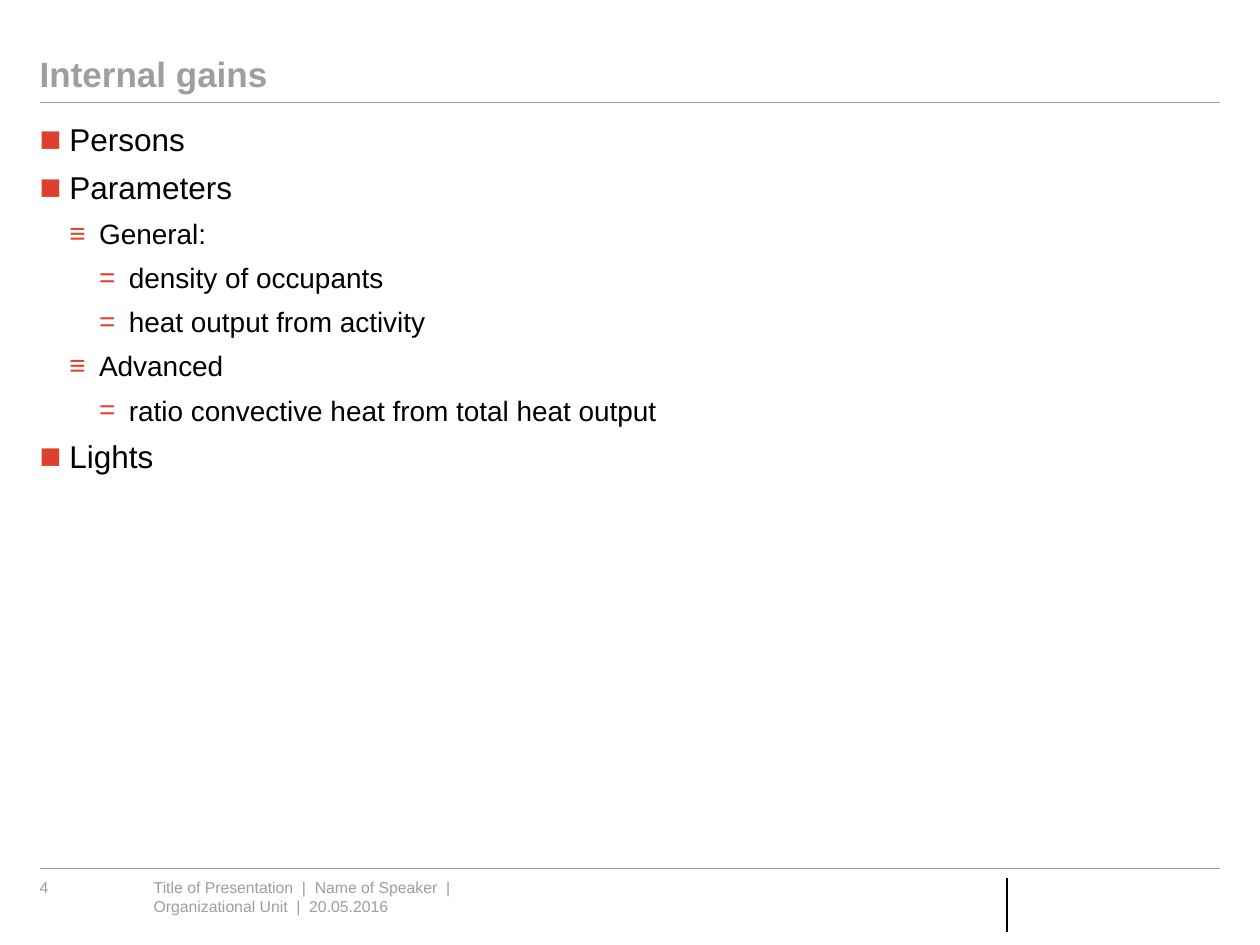
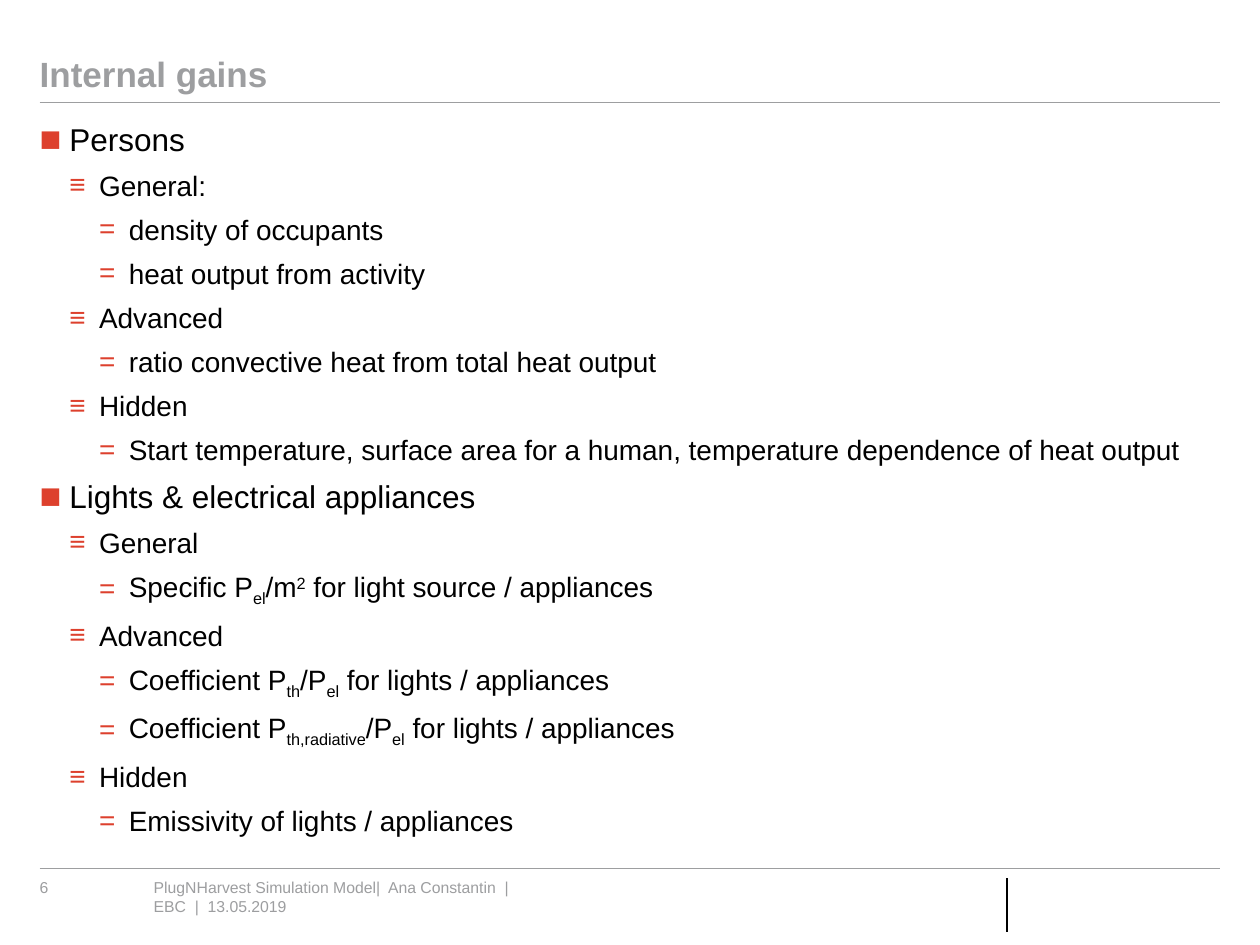
Before and after one commit to RWTH-EBC/AixLib, a slide deck: slide 6 of AixLib/Resources/PlugNHarvest/Presentation PlugNHarvest Model.pptx (slide 4 before the commit). Drawn at 1260x945 pixels with LibreOffice and Linux fonts; fonts in the diff are those of the drawing; background and template pictures are left out. Boxes give left, top, right and bottom in pixels: in the first picture for what was removed or moved away, otherwise in the second. Text is boxed around its words. In the diff, an @@ line names an element or a change of style, - is before the commit and + after.

Commit message:
Newest version of the Presentation PlugNHarvest Model.pptx

```diff
--- a/AixLib/Resources/PlugNHarvest/Presentation PlugNHarvest Model.pptx
+++ b/AixLib/Resources/PlugNHarvest/Presentation PlugNHarvest Model.pptx
@@ text at [69,177,232,200]: paragraph removed @@
-■ Parameters
@@ text at [69,395,1179,836]: text changed; size 18 to 16 pt @@
-■ Lights
+  ≡ Hidden
+    = Start temperature, surface area for a human, temperature dependence of heat output
+■ Lights & electrical appliances
+  ≡ General
+    = Specific Pel/m2 for light source / appliances
+  ≡ Advanced
+    = Coefficient Pth/Pel for lights / appliances
+    = Coefficient Pth,radiative/Pel for lights / appliances
+  ≡ Hidden
+    = Emissivity of lights / appliances
@@ page number at [40,882,49,893]: text changed @@
-4
+6
@@ text at [154,881,495,912]: text changed @@
-Title of Presentation | Name of Speaker | Organizational Unit | 20.05.2016
+PlugNHarvest Simulation Model| Ana Constantin | EBC | 13.05.2019
```
Also in this commit, not shown: 16 other slides changed, 5 slides added, 1 slide removed.
